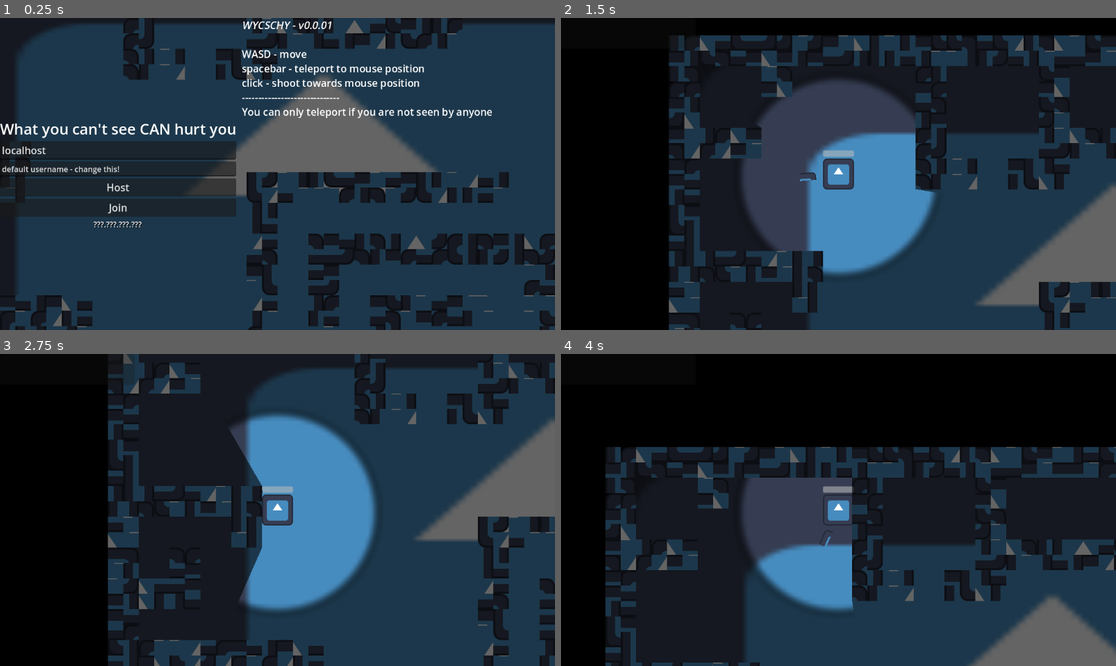
Above: before the commit, frames 1-4 (two rows, left to right).
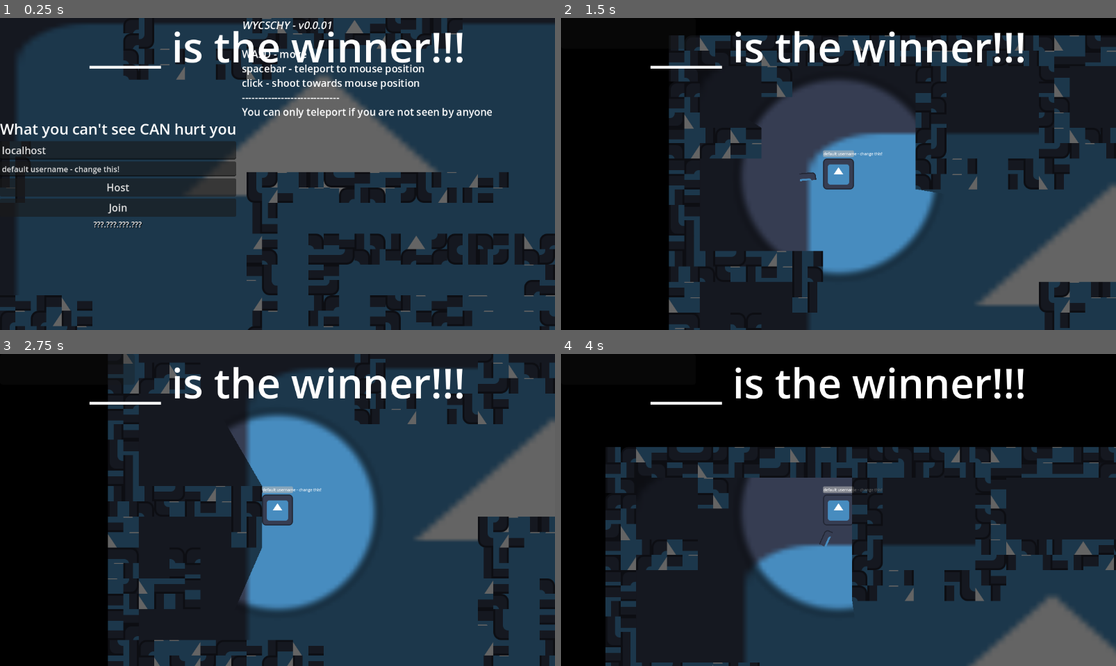
Above: after the commit, the same moments.

Repository: thelegendofmario/wycschy
Game: Godot game, scene res://main.tscn
The game is run twice, just before and just after one commit, with the same random seed, the same clock (stepped at 60 frames per second) and the same inputs. The engine's default icon, where the game draws it, is replaced by a stand-in: a white triangle on a blue panel in a dark square.
Inputs (mouse positions are in pixels of both pictures, inside the frame that each line leads up to):
- Up to frame 1 (0.25 s): no input
- Up to frame 2 (1.5 s): tap Enter at 0.5 s; move the mouse to (960, 158) at 0.52 s; hold D (right) 0.53-1.25 s; click (960, 158) at 0.6 s; click "Host" at 1.25 s
- Up to frame 3 (2.75 s): tap Space (teleport) at 2 s; move the mouse to (233, 463) at 2.02 s; hold S (down) from 2.03 s (still down); click (233, 463) at 2.1 s
- Up to frame 4 (4 s): move the mouse to (821, 391) at 2.77 s; release S (down) at 2.78 s; hold D (right) 2.78-3.53 s; tap Space (teleport) at 2.85 s; click (821, 391) at 3.05 s; move the mouse to (810, 572) at 3.52 s; hold W (up) from 3.53 s (still down); click (810, 572) at 3.6 s

The runs differ from the first frame. In frame 1, 2.0% of the frame differs, in the area x 16-84%, y 4-17%; in frame 2, 2.1%; in frame 3, 2.1%, in the area x 16-84%, y 4-45%; in frame 4, 2.1%.
Error after the commit: Out of bounds get index '0' (on base: 'PackedStringArray') (res://main.gd:18)

Commit message:
a very, very basica gameplay loop made

Diff:
--- a/bullet.gd
+++ b/bullet.gd
@@ -2,6 +2,8 @@
 class_name Bullet
 var speed: int = 2000
 var damage =1
+var owner_index
+@export var playerOwned: String
 
 func _process(delta: float) -> void:
 	position += transform.x * speed * delta
@@ -12,12 +14,23 @@
 	if !is_multiplayer_authority():
 		return
 
-	if body.is_in_group("PlayerCollision"):
+	if body is Player:
 		print("hit player!!")
+		if body.health <= 1:
+			print(owner_index, " just killed player of index ", body.index)
+			Global.players[owner_index].points += 1
+			#print(owner_index, "'s score is now ", Global.scores[owner_index])
+		else:
+			print(body.health)
+		body.take_damage.rpc_id(body.get_multiplayer_authority(), 1)
 
-	print("body enterd")
+
+	print("body entered")
+	remove.rpc()
+
+@rpc("call_local")
+func remove():
 	queue_free()
-
 
 #func _on_area_entered(area: Area2D) -> void:
 	#if !is_multiplayer_authority():
--- a/bullet.tscn
+++ b/bullet.tscn
@@ -13,6 +13,7 @@
 size = Vector2(16, 16)
 
 [node name="Bullet" type="Area2D" groups=["bullet"]]
+collision_mask = 3
 script = ExtResource("1_v8qja")
 
 [node name="Sprite2D" type="Sprite2D" parent="."]
--- a/global.gd
+++ b/global.gd
@@ -1,5 +1,5 @@
 extends Node
 
 var players: Array[Player] = []
+var scores: Array = []
 var playerNames: Array[String] = []
-var usernames: Array[String] = []
--- a/main.gd
+++ b/main.gd
@@ -5,6 +5,9 @@
 var peer = ENetMultiplayerPeer.new()
 @export var PLAYER: PackedScene
 @onready var multiplayer_ui = $UI/Multiplayer
+@onready var end_ui = $UI/EndUI
+var winning_score = 1
+@export var scores: Array
 #var players : Array[Player] = []
 
 # Called when the node enters the scene tree for the first time.
@@ -12,11 +15,22 @@
 	$CanvasModulate.color = Color(0.392, 0.392, 0.392)
 	print(IP.get_local_addresses())
 	$PlayerSpawner.spawn_function = add_player
-
+	$UI/Multiplayer/HSplitContainer/VBoxContainer/IP.text = IP.get_local_addresses()[0]
+	end_ui.hide()
 # Called every frame. 'delta' is the elapsed time since the previous frame.
 func _physics_process(delta: float) -> void:
-	pass
-
+	for player in Global.players:
+		Global.scores[Global.players.find(player)] = player.points
+	scores = Global.scores
+	if scores.has(winning_score):
+		var idx = scores.find(winning_score)
+		var winner = get_node(Global.playerNames[idx]).username
+		print(Global.playerNames[idx])
+		print(Global.players[idx].username)
+		print(winner, " is the winner! scores for reference: ", Global.scores, " player list: ", Global.playerNames)
+		end_ui.show()
+		$UI/EndUI/VBoxContainer/WinnerLabel.text = str(winner+" is the winner!!")
+		get_tree().paused = true
 func _on_host_pressed() -> void:
 	peer.create_server(port)
 	multiplayer.multiplayer_peer = peer
@@ -43,5 +57,9 @@
 
 	Global.players.append(player)
 	Global.playerNames.append(player.name)
-	Global.usernames.append(aName)
+	Global.scores.append(player.points)
+	print(Global.players)
+	print(Global.scores)
+	player.index = len(Global.scores)-1
+	print(Global.scores[player.index])
 	return player
--- a/main.tscn
+++ b/main.tscn
@@ -77,7 +77,13 @@
 physics_layer_0/collision_layer = 1
 sources/0 = SubResource("TileSetAtlasSource_1bvp3")
 
+[sub_resource type="SceneReplicationConfig" id="SceneReplicationConfig_h2yge"]
+properties/0/path = NodePath(".:scores")
+properties/0/spawn = true
+properties/0/replication_mode = 1
+
 [node name="main" type="Node2D"]
+process_mode = 1
 script = ExtResource("1_h2yge")
 PLAYER = ExtResource("3_h2yge")
 
@@ -134,7 +140,30 @@
 
 [node name="UI" type="CanvasLayer" parent="."]
 
+[node name="EndUI" type="Control" parent="UI"]
+layout_mode = 3
+anchors_preset = 10
+anchor_right = 1.0
+grow_horizontal = 2
+size_flags_vertical = 4
+
+[node name="VBoxContainer" type="VBoxContainer" parent="UI/EndUI"]
+layout_mode = 1
+anchors_preset = 5
+anchor_left = 0.5
+anchor_right = 0.5
+offset_left = -390.0
+offset_right = 390.0
+offset_bottom = 118.0
+grow_horizontal = 2
+
+[node name="WinnerLabel" type="Label" parent="UI/EndUI/VBoxContainer"]
+layout_mode = 2
+theme_override_font_sizes/font_size = 86
+text = "____ is the winner!!!"
+
 [node name="Multiplayer" type="Control" parent="UI"]
+process_mode = 3
 layout_mode = 3
 anchors_preset = 15
 anchor_right = 1.0
@@ -211,5 +240,8 @@
 ------------------------------
 You can only teleport if you are not seen by anyone"
 
+[node name="MultiplayerSynchronizer" type="MultiplayerSynchronizer" parent="."]
+replication_config = SubResource("SceneReplicationConfig_h2yge")
+
 [connection signal="pressed" from="UI/Multiplayer/HSplitContainer/VBoxContainer/Host" to="." method="_on_host_pressed"]
 [connection signal="pressed" from="UI/Multiplayer/HSplitContainer/VBoxContainer/Join" to="." method="_on_join_pressed"]
--- a/player.gd
+++ b/player.gd
@@ -5,7 +5,7 @@
 @export var maxDist: float = 239.5
 var bulletScene: PackedScene = preload("res://bullet.tscn")
 var maxHealth: float = 10
-var health: float = maxHealth
+@export var health: float = maxHealth
 #var damage: int = 1
 const SPEED = 300.0
 const JUMP_VELOCITY = -400.0
@@ -14,7 +14,10 @@
 var playerIndicator: Label = Label.new()
 var invisible: bool = false
 var can_teleport: bool = true
-var username: String
+@export var username: String
+@export var points: int
+var index
+signal killed
 
 
 func _enter_tree() -> void:
@@ -23,6 +26,7 @@
 	$PlayerCamera/HUD/Control/WarningLabel.hide()
 	$PlayerCamera/HUD/Control/VBoxContainer/ProgressBar.max_value = $TeleportCooldown.wait_time
 	$ProgressBar.max_value = maxHealth
+	$UsernameLabel.text = username
 
 func _physics_process(delta: float) -> void:
 	if !is_multiplayer_authority():
@@ -61,7 +65,7 @@
 		velocity.x = move_toward(velocity.x, 0, SPEED)
 
 	if Input.is_action_just_pressed("shoot"):
-		shoot.rpc()
+		shoot.rpc(multiplayer.get_unique_id())
 
 	if !invisible:
 		$PlayerCamera/HUD/Control/WarningLabel.show()
@@ -72,6 +76,10 @@
 		position = get_global_mouse_position()
 		invisible = false
 		$TeleportCooldown.start()
+
+	if Input.is_action_just_pressed("seeScores"):
+		print(name)
+		print(Global.scores)
 	move_and_slide()
 
 
@@ -136,10 +144,14 @@
 		invisible = false
 
 @rpc("call_local")
-func shoot():
+func shoot(shooter_pid):
 	var bullet: Bullet = bulletScene.instantiate()
+	bullet.set_multiplayer_authority(shooter_pid)
 	bullet.transform = $Gun/Sprite2D/Muzzle.global_transform
+	bullet.owner_index = get_parent().get_node(str(shooter_pid)).index
+	print(bullet.owner_index)
 	get_parent().add_child(bullet)
+
 
 func get_my_player():
 	for player in Global.players:
@@ -155,27 +167,29 @@
 	if !is_multiplayer_authority():
 		$PointLight2D.queue_free()
 
-func take_damage(amnt):
+@rpc("any_peer")
+func take_damage(amnt: int):
 	health -= amnt
-	print("that hurt :(")
+	print("I was hit by a bullet!")
+	if health <= 0:
+		respawn()
+
+func respawn():
+	global_position = get_parent().get_node("Level").get_child(randi_range(0, Global.players.size())).global_position
+	killed.emit(index)
+
+	health = maxHealth
 
 func get_exclusions():
 	var exc: Area2D = get_parent().get_node("Exclude")
 	exc.mouse_entered.connect(mouse_entered_exc)
 	var good: Area2D = get_parent().get_node("MouseArea")
-	good.mouse_entered.connect(mouse_enterd_good)
+	good.mouse_entered.connect(mouse_entered_good)
 
 func mouse_entered_exc() -> void:
 	print("mouse entered")
 	can_teleport = false
 
-func mouse_enterd_good() -> void:
+func mouse_entered_good() -> void:
 	print("mouse exited")
 	can_teleport = true
-
-
-func _on_bullet_container_area_entered(area: Area2D) -> void:
-	if area.is_in_group("bullet"):
-		print("Hello!")
-		area.queue_free()
-		take_damage(1)
--- a/player.tscn
+++ b/player.tscn
@@ -38,6 +38,18 @@
 properties/3/path = NodePath("ProgressBar:value")
 properties/3/spawn = true
 properties/3/replication_mode = 1
+properties/4/path = NodePath(".:health")
+properties/4/spawn = true
+properties/4/replication_mode = 1
+properties/5/path = NodePath(".:points")
+properties/5/spawn = true
+properties/5/replication_mode = 1
+properties/6/path = NodePath("UsernameLabel:text")
+properties/6/spawn = true
+properties/6/replication_mode = 1
+properties/7/path = NodePath(".:username")
+properties/7/spawn = true
+properties/7/replication_mode = 1
 
 [sub_resource type="RectangleShape2D" id="RectangleShape2D_i3pqv"]
 size = Vector2(96, 96)
@@ -98,9 +110,16 @@
 offset_left = -64.0
 offset_top = -98.0
 offset_right = 64.0
-offset_bottom = -72.0
+offset_bottom = -70.0
 value = 100.0
 show_percentage = false
+
+[node name="UsernameLabel" type="Label" parent="."]
+offset_left = -62.0
+offset_top = -96.0
+offset_right = -5.0
+offset_bottom = -72.0
+text = "Default"
 
 [node name="Gun" type="Node2D" parent="."]
 
--- a/player_camera.tscn
+++ b/player_camera.tscn
@@ -41,7 +41,7 @@
 offset_bottom = 40.0
 grow_horizontal = 2
 
-[node name="VBoxContainer" type="VBoxContainer" parent="HUD/Control/Control"]
+[node name="ScoreContainer" type="VBoxContainer" parent="HUD/Control/Control"]
 layout_mode = 1
 anchors_preset = 5
 anchor_left = 0.5
--- a/project.godot
+++ b/project.godot
@@ -57,6 +57,11 @@
 "events": [Object(InputEventMouseButton,"resource_local_to_scene":false,"resource_name":"","device":-1,"window_id":0,"a …(253 unchanged characters)…
 ]
 }
+seeScores={
+"deadzone": 0.2,
+"events": [Object(InputEventKey,"resource_local_to_scene":false,"resource_name":"","device":-1,"window_id":0,"alt_pressed":false,"shift_pressed":false,"ctrl_pressed":false,"meta_pressed":false,"pressed":false,"keycode":0,"physical_keycode":4194306,"key_label":0,"unicode":0,"location":0,"echo":false,"script":null)
+]
+}
 
 [rendering]
 
Not shown, added: export_presets.cfg
Not shown: 1 places in main.tscn that only renumber resources
